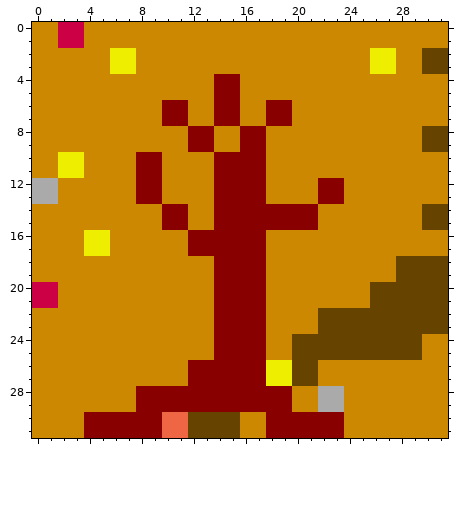
Edited in one commit: pixel-art sprite (Applications/Inzombniac/tree_empty.gif). Above is the file before it was changed.
The file is 32x32 pixels.
After the commit:
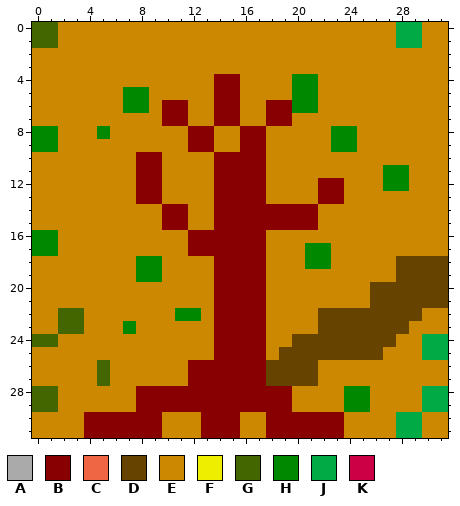
Palette (. is transparent): A #aaaaaa  B #880000  C #ee6644  D #664400  E #cc8800  F #eeee00  G #446600  H #008800  J #00aa44  K #cc0044
What changed:
y 0..1: x 0..3 EEKK -> GGEE; x 28..29 EE -> JJ
y 2..3: x 6..7 FF -> EE; x 26..27 FF -> EE; x 30..31 DD -> EE
y 4: x 20..21 EE -> HH
y 5..6: x 7..8 EE -> HH; x 20..21 EE -> HH
y 8: x 0..1 EE -> HH; x 5 E -> H; x 23..24 EE -> HH; x 30..31 DD -> EE
y 9: x 0..1 EE -> HH; x 23..24 EE -> HH; x 30..31 DD -> EE
y 10: x 2..3 FF -> EE
y 11: x 2..3 FF -> EE; x 27..28 EE -> HH
y 12: x 0..1 AA -> EE; x 27..28 EE -> HH
y 13: x 0..1 AA -> EE
y 14..15: x 30..31 DD -> EE
y 16: x 0..1 EE -> HH; x 4..5 FF -> EE
y 17: x 0..1 EE -> HH; x 4..5 FF -> EE; x 21..22 EE -> HH
y 18: x 8..9 EE -> HH; x 21..22 EE -> HH
y 19: x 8..9 EE -> HH
y 20..21: x 0..1 KK -> EE
y 22: x 2..3 EE -> GG; x 11..12 EE -> HH; x 30..31 DD -> EE
y 23: x 2..3 EE -> GG; x 7 E -> H; x 29..31 DDD -> EEE
y 24: x 0..1 EE -> GG; x 28..31 DDEE -> EEJJ
y 25: x 19 E -> D; x 27..31 DDDEE -> EEEJJ
y 26..27: x 5 E -> G; x 18..19 FF -> DD
y 28..29: x 0..1 EE -> GG; x 22..25 AAEE -> EEHH; x 30..31 EE -> JJ
y 30..31: x 10..15 CCDDDD -> EEEBBB; x 28..29 EE -> JJ
Pixel boxes of the changes (left, top, right, bottom) in both pictures:
changed: (32, 22, 448, 438)
